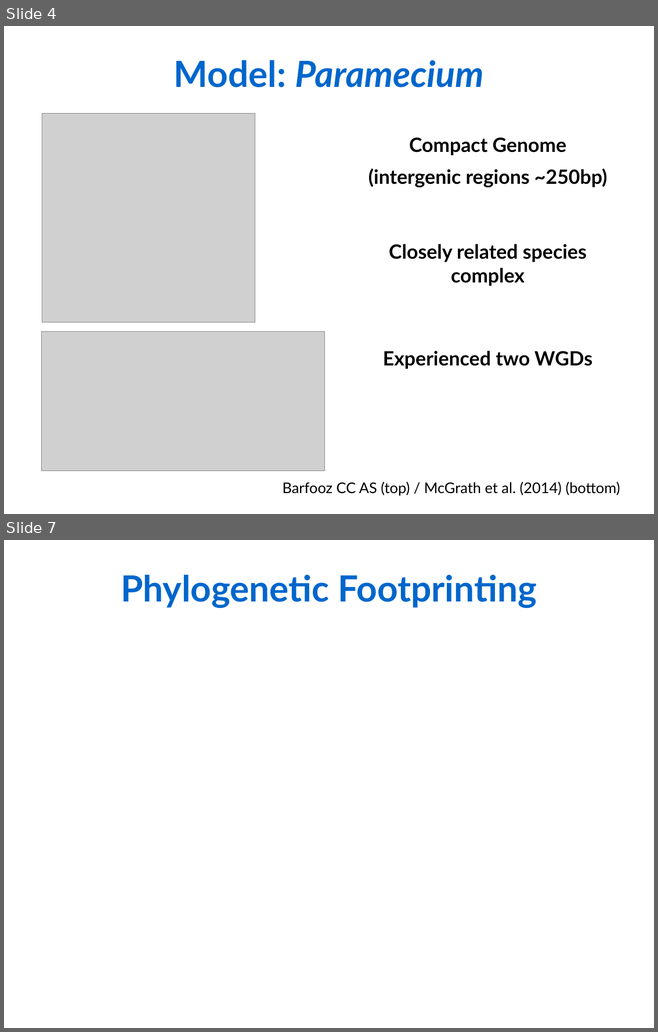
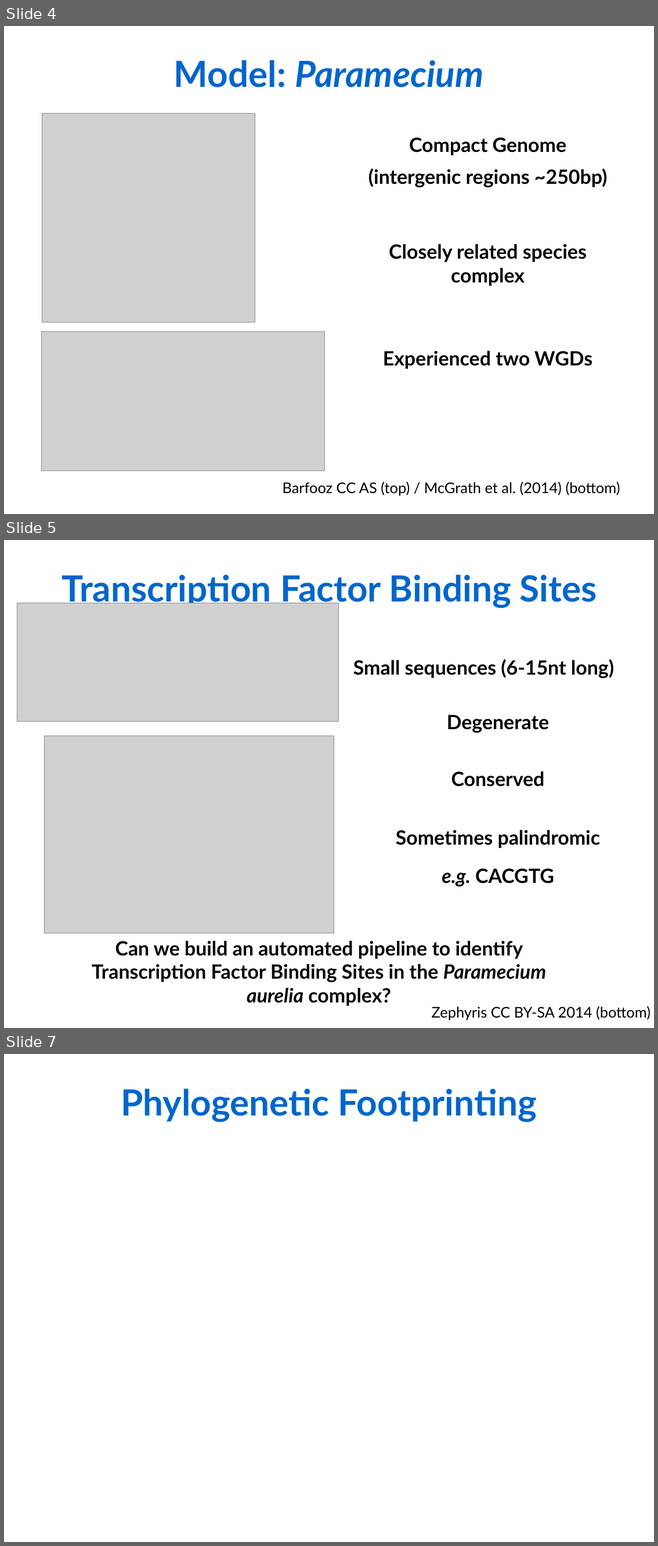
Before and after one commit to Rekyt/lynchlabpresentation2014, a slide deck: LabMeetingPresentation.odp. Shown one above the other, each under a label of ours: slides 4 and 7 before the commit, slides 4, 5 and 7 after it; the slides between them are not shown. The pictures are 658x1032 and 658x1546 pixels, drawn with LibreOffice and Linux fonts; fonts in the diff are those of the drawing; grey boxes stand for pictures. Boxes give left, top, right and bottom in pixels: in the first picture for what was removed or moved away, otherwise in the second. Text is boxed around its words. In the diff, an @@ line names an element or a change of style, - is before the commit and + after.

Commit message:
Added slide on Transcription Factor Binding Sites

```diff
--- a/LabMeetingPresentation.odp
+++ b/LabMeetingPresentation.odp
@@ slide 5 added at (4,540,654,1028), background #FFFFFF @@
@@ text added at (61,575,597,608), 44 pt, text #0066CC, bold @@
+Transcription Factor Binding Sites
@@ picture added at (17,603,339,721) @@
@@ text added at (353,659,614,678), 24 pt, text #000000, bold @@
+Small sequences (6-15nt long)
@@ text added at (447,715,549,733), 24 pt, text #000000, bold @@
+Degenerate
@@ picture added at (45,735,334,932) @@
@@ text added at (451,771,545,786), 24 pt, text #000000, bold @@
+Conserved
@@ text added at (396,829,600,886), 24 pt, text #000000, bold @@
+Sometimes palindromic
+e.g. CACGTG
@@ text added at (92,940,546,1006), 24 pt, text #000000, bold @@
+Can we build an automated pipeline to identify Transcription Factor Binding Sites in the Paramecium aurelia complex?
@@ text added at (431,1006,650,1020), 18 pt, text #000000 @@
+Zephyris CC BY-SA 2014 (bottom)
```
Also in this commit, not shown: 1 slide changed, 1 slide removed, 1 other file.
